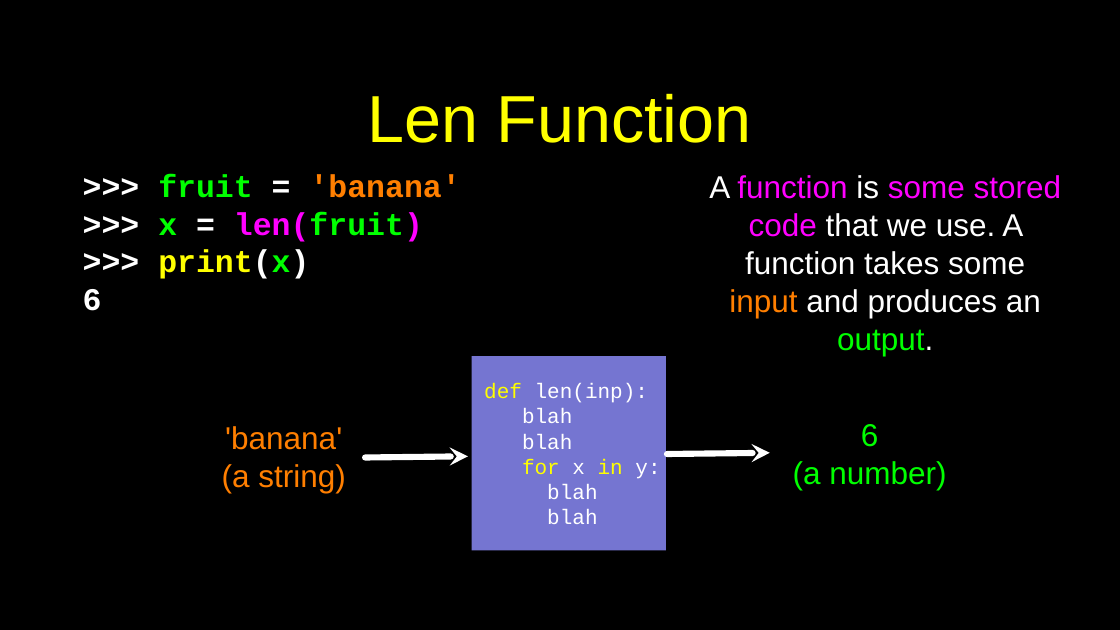
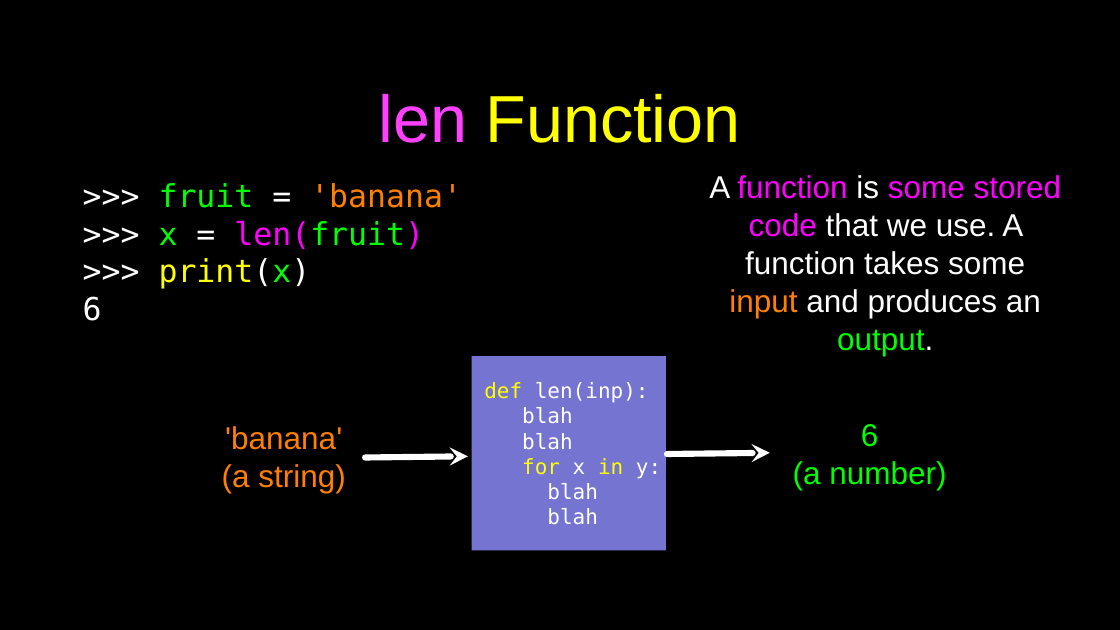
Before and after one commit to csev/py4e, a slide deck: slide 8 of lectures3/Pythonlearn-06-Strings.pptx. Drawn at 1120x630 pixels with LibreOffice and Linux fonts; fonts in the diff are those of the drawing. Boxes give left, top, right and bottom in pixels: in the first picture for what was removed or moved away, otherwise in the second. Text is boxed around its words. In the diff, an @@ line names an element or a change of style, - is before the commit and + after.

```diff
--- a/lectures3/Pythonlearn-06-Strings.pptx
+++ b/lectures3/Pythonlearn-06-Strings.pptx
@@ title at [379, 93, 741, 143]: text changed @@
-Len Function
+len Function
@@ text ">>> fruit = 'banana'": place and size @@
-text ">>> fruit = 'banana'" at [83, 174, 461, 311]
+text ">>> fruit = 'banana'" at [83, 183, 462, 321]
@@ text ">>> fruit = 'banana'" at [83, 183, 462, 321]: font Courier New to DejaVu Sans Mono, bold off @@
@@ rectangle "def len(inp):" at [472, 356, 666, 550]: font Courier New to DejaVu Sans Mono @@
```
Also in this commit, not shown: 28 other slides changed, 2 other files.
